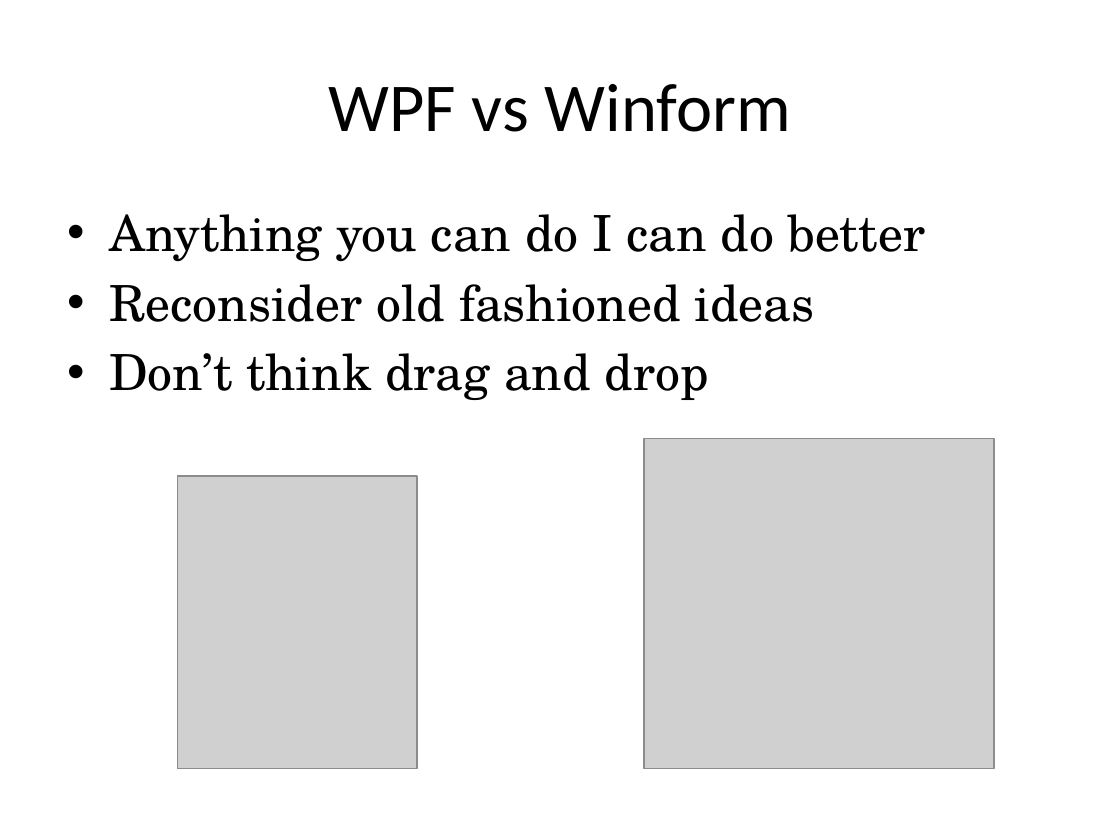
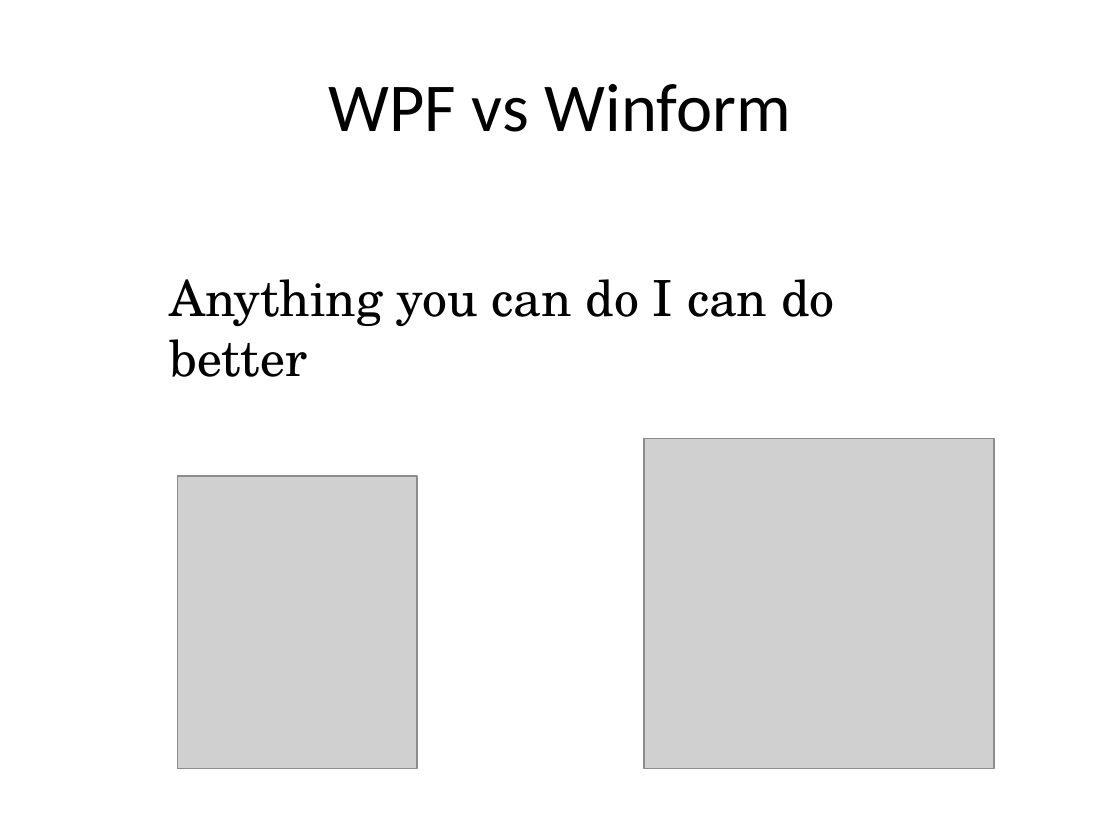
Before and after one commit to RookieOne/JBsWpfExamples, a slide deck: slide 58 of Adv WPF Workshop.pptx (slide 56 before the commit). Drawn at 1120x840 pixels with LibreOffice and Linux fonts; fonts in the diff are those of the drawing; grey boxes stand for pictures. Boxes give left, top, right and bottom in pixels: in the first picture for what was removed or moved away, otherwise in the second. Text is boxed around its words. In the diff, an @@ line names an element or a change of style, - is before the commit and + after.

```diff
--- a/Adv WPF Workshop.pptx
+++ b/Adv WPF Workshop.pptx
@@ text "Anything you can do I ...": place and size @@
-text "Anything you can do I ..." at [109,214,925,400]
+text "Anything you can do I ..." at [170,279,834,377]
@@ text "Anything you can do I ..." at [170,279,834,377]: bullet • to none @@
@@ text at [109,284,815,400]: paragraphs removed @@
-• Reconsider old fashioned ideas
-• Don’t think drag and drop
```
Also in this commit, not shown: 2 other slides changed, 6 slides added, 1 slide removed.
